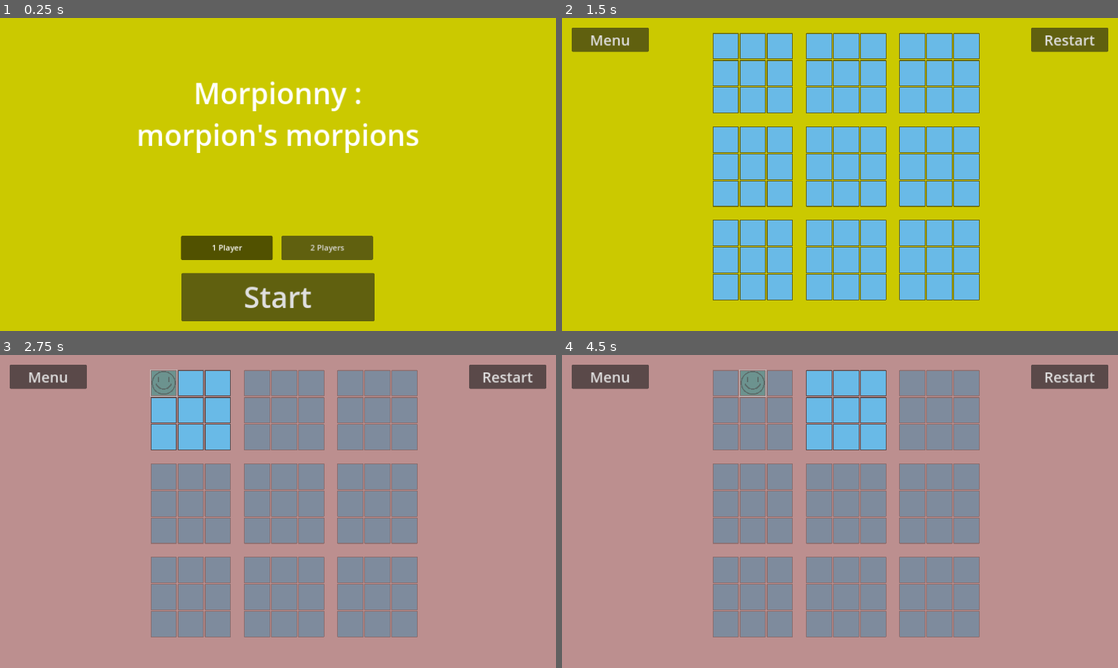
Above: before the commit, frames 1-4 (two rows, left to right).
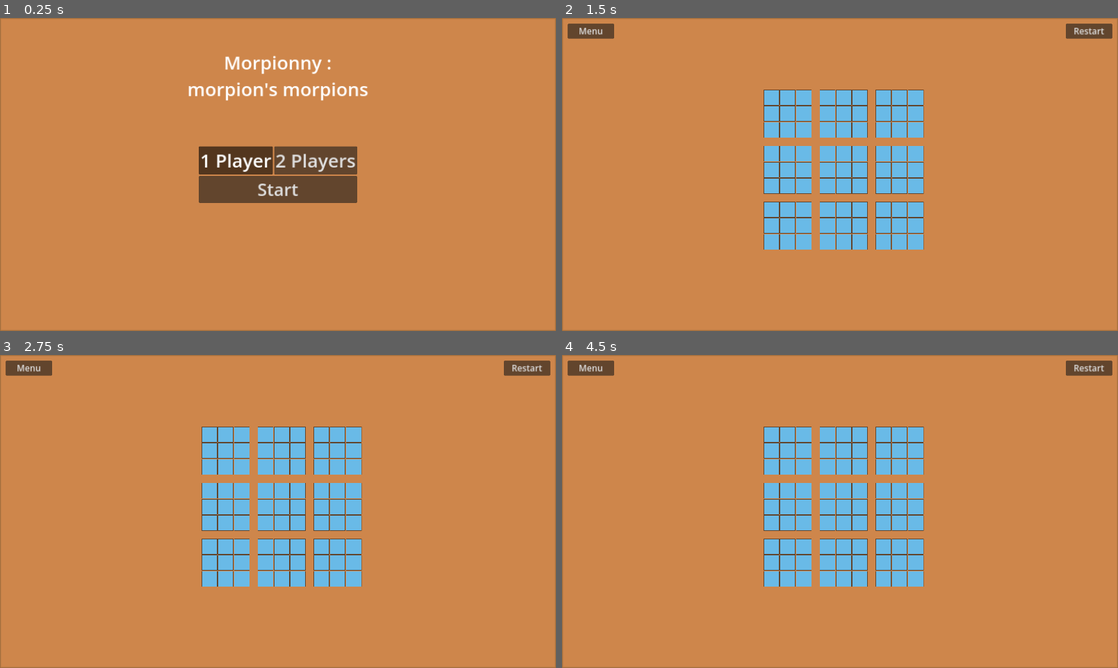
Above: after the commit, the same moments.

Repository: Flocondeglace/Morpiony
Game: Godot game, scene res://Scene/main.tscn
The game is run twice, just before and just after one commit, with the same random seed, the same clock (stepped at 60 frames per second) and the same inputs.
Inputs (mouse positions are in pixels of both pictures, inside the frame that each line leads up to):
- Up to frame 1 (0.25 s): no input
- Up to frame 2 (1.5 s): click "2 Players" at 0.5 s; click "Start" at 1.25 s
- Up to frame 3 (2.75 s): click (161, 383) at 2.02 s
- Up to frame 4 (4.5 s): click (612, 376) at 2.75 s, where only the run before the commit has a clickable "Menu"; click (840, 633) at 3.5 s, where only the run before the commit has a clickable "Start"; click (751, 383) at 4.27 s

The runs differ from the first frame. In frame 1, 100% of the frame differs, in the area x 0-100%, y 0-100%; in frame 2, 94%; in frame 3, 100%; in frame 4, 99%.

Commit message:
réparation

Diff:
--- a/Scene/Computer.gd
+++ b/Scene/Computer.gd
@@ -28,6 +28,21 @@
 		liste_choix.append(play_random(cases_disponibles))
 	return play_random_list(liste_choix)
 
+func play_strat_def():
+	hasneighbour = []
+	liste_choix = []
+	push_warning("Defense")
+	liste_choix = play_def()
+	if liste_choix == []:
+		push_warning("Defense")
+		liste_choix = play_attack()
+	if liste_choix == []:
+		push_warning("Voisin")
+		liste_choix = hasneighbour
+	if liste_choix == []:
+		push_warning("Aleatoire")
+		liste_choix.append(play_random(cases_disponibles))
+	return play_random_list(liste_choix)
 
 func play(vnum_player,morp,dispo,morplegal):
 	num_player = vnum_player
@@ -38,7 +53,10 @@
 	# choix = play_strat_stupide()
 
 	# semi smart attaque
-	choix = play_strat_attaque()
+	#choix = play_strat_attaque()
+
+	# semi smart defense
+	choix = play_strat_def()
 
 	click(choix)
 
--- a/Scene/hud.tscn
+++ b/Scene/hud.tscn
@@ -1,36 +1,80 @@
-[gd_scene load_steps=6 format=3 uid="uid://bbhpcwomc8kr6"]
+[gd_scene load_steps=9 format=3 uid="uid://bbhpcwomc8kr6"]
 
+[ext_resource type="Script" path="res://Scene/hud_general.gd" id="1_mo8us"]
 [ext_resource type="Script" path="res://Script/HUD.gd" id="1_u1efe"]
+[ext_resource type="Theme" uid="uid://ynoneli0cfjg" path="res://Theme/halloween_theme.tres" id="2_6dje8"]
 [ext_resource type="ButtonGroup" uid="uid://bpxcqukfdv4mf" path="res://GroupButton/group_button_player.tres" id="2_haoto"]
+[ext_resource type="PackedScene" uid="uid://d2d1fjmfpq5sp" path="res://Scene/options_ui.tscn" id="3_60fqp"]
 
 [sub_resource type="FontVariation" id="FontVariation_kxhex"]
 
-[sub_resource type="LabelSettings" id="LabelSettings_vqbbd"]
-font_size = 60
+[sub_resource type="LabelSettings" id="LabelSettings_ru4rp"]
+font_size = 64
 
 [sub_resource type="LabelSettings" id="LabelSettings_8ntxb"]
 font_size = 40
 
 [node name="HUD" type="CanvasLayer"]
+script = ExtResource("1_mo8us")
+
+[node name="Control" type="Control" parent="."]
+layout_mode = 3
+anchors_preset = 0
+offset_right = 40.0
+offset_bottom = 40.0
+theme = ExtResource("2_6dje8")
+
+[node name="HUDcanva" type="CanvasLayer" parent="Control"]
 script = ExtResource("1_u1efe")
 
-[node name="StartButton" type="Button" parent="."]
-anchors_preset = 7
+[node name="StartMenuButton" type="GridContainer" parent="Control/HUDcanva"]
+anchors_preset = 8
 anchor_left = 0.5
-anchor_top = 1.0
+anchor_top = 0.5
 anchor_right = 0.5
-anchor_bottom = 1.0
-offset_left = -200.0
-offset_top = -120.0
-offset_right = 200.0
-offset_bottom = -20.0
+anchor_bottom = 0.5
+offset_left = -273.0
+offset_top = -96.0
+offset_right = 273.0
+offset_bottom = 96.0
 grow_horizontal = 2
-grow_vertical = 0
+grow_vertical = 2
+theme = ExtResource("2_6dje8")
+theme_override_constants/h_separation = 0
+theme_override_constants/v_separation = 5
+
+[node name="GridContainer" type="GridContainer" parent="Control/HUDcanva/StartMenuButton"]
+layout_mode = 2
+size_flags_horizontal = 3
+size_flags_vertical = 3
+theme_override_constants/h_separation = 5
+columns = 2
+
+[node name="Player1" type="Button" parent="Control/HUDcanva/StartMenuButton/GridContainer"]
+layout_mode = 2
+size_flags_horizontal = 3
+size_flags_vertical = 3
+toggle_mode = true
+button_pressed = true
+button_group = ExtResource("2_haoto")
+text = "1 Player"
+icon_alignment = 1
+
+[node name="Player2" type="Button" parent="Control/HUDcanva/StartMenuButton/GridContainer"]
+layout_mode = 2
+size_flags_horizontal = 3
+size_flags_vertical = 3
+toggle_mode = true
+button_group = ExtResource("2_haoto")
+text = "2 Players"
+
+[node name="StartButton" type="Button" parent="Control/HUDcanva/StartMenuButton"]
+layout_mode = 2
 theme_override_fonts/font = SubResource("FontVariation_kxhex")
 theme_override_font_sizes/font_size = 60
 text = "Start"
 
-[node name="TitleLabel" type="Label" parent="."]
+[node name="TitleLabel" type="Label" parent="Control/HUDcanva"]
 anchors_preset = 5
 anchor_left = 0.5
 anchor_right = 0.5
@@ -40,30 +84,11 @@
 grow_horizontal = 2
 text = "Morpionny :
 morpion's morpions"
-label_settings = SubResource("LabelSettings_vqbbd")
+label_settings = SubResource("LabelSettings_ru4rp")
 horizontal_alignment = 1
 vertical_alignment = 1
 
-[node name="Player1" type="Button" parent="."]
-offset_left = 375.0
-offset_top = 451.0
-offset_right = 565.0
-offset_bottom = 501.0
-toggle_mode = true
-button_pressed = true
-button_group = ExtResource("2_haoto")
-text = "1 Player"
-
-[node name="Player2" type="Button" parent="."]
-offset_left = 583.0
-offset_top = 451.0
-offset_right = 773.0
-offset_bottom = 501.0
-toggle_mode = true
-button_group = ExtResource("2_haoto")
-text = "2 Players"
-
-[node name="Menu" type="Button" parent="."]
+[node name="Menu" type="Button" parent="Control/HUDcanva"]
 offset_left = 20.0
 offset_top = 20.0
 offset_right = 180.0
@@ -71,7 +96,7 @@
 theme_override_font_sizes/font_size = 30
 text = "Menu"
 
-[node name="Restart" type="Button" parent="."]
+[node name="Restart" type="Button" parent="Control/HUDcanva"]
 anchors_preset = 1
 anchor_left = 1.0
 anchor_right = 1.0
@@ -83,9 +108,9 @@
 theme_override_font_sizes/font_size = 30
 text = "Restart"
 
-[node name="WinLayer" type="CanvasLayer" parent="."]
+[node name="WinLayer" type="CanvasLayer" parent="Control/HUDcanva"]
 
-[node name="WinnerLabel" type="Label" parent="WinLayer"]
+[node name="WinnerLabel" type="Label" parent="Control/HUDcanva/WinLayer"]
 anchors_preset = 5
 anchor_left = 0.5
 anchor_right = 0.5
@@ -97,22 +122,27 @@
 horizontal_alignment = 1
 vertical_alignment = 1
 
-[node name="Menu" type="Button" parent="WinLayer"]
+[node name="Menu" type="Button" parent="Control/HUDcanva/WinLayer"]
 anchors_preset = 7
 anchor_left = 0.5
 anchor_top = 1.0
 anchor_right = 0.5
 anchor_bottom = 1.0
-offset_left = -200.0
-offset_top = -268.0
-offset_right = 200.0
-offset_bottom = -218.0
+offset_left = -225.0
+offset_top = -230.0
+offset_right = 225.0
+offset_bottom = -180.0
 grow_horizontal = 2
 grow_vertical = 0
+size_flags_vertical = 4
 theme_override_font_sizes/font_size = 30
 text = "Menu"
 
-[connection signal="pressed" from="StartButton" to="." method="_on_start_button_pressed"]
-[connection signal="pressed" from="Menu" to="." method="_on_menu_pressed"]
-[connection signal="pressed" from="Restart" to="." method="_on_restart_pressed"]
-[connection signal="pressed" from="WinLayer/Menu" to="." method="_on_menu_pressed"]
+[node name="OptionsUI" parent="Control/HUDcanva" instance=ExtResource("3_60fqp")]
+
+[connection signal="return_menu" from="Control/HUDcanva" to="." method="_on_hud_canva_return_menu"]
+[connection signal="start_game" from="Control/HUDcanva" to="." method="_on_hud_canva_start_game"]
+[connection signal="pressed" from="Control/HUDcanva/StartMenuButton/StartButton" to="Control/HUDcanva" method="_on_start_button_pressed"]
+[connection signal="pressed" from="Control/HUDcanva/Menu" to="Control/HUDcanva" method="_on_menu_pressed"]
+[connection signal="pressed" from="Control/HUDcanva/Restart" to="Control/HUDcanva" method="_on_restart_pressed"]
+[connection signal="pressed" from="Control/HUDcanva/WinLayer/Menu" to="." method="_on_menu_pressed"]
--- /dev/null
+++ b/Scene/hud_general.gd
@@ -0,0 +1,20 @@
+extends CanvasLayer
+
+signal start
+signal menu
+
+# Called when the node enters the scene tree for the first time.
+func _ready():
+	pass # Replace with function body.
+
+
+# Called every frame. 'delta' is the elapsed time since the previous frame.
+func _process(delta):
+	pass
+
+
+func _on_hud_canva_start_game(nbplayer):
+	start.emit(nbplayer)
+
+func _on_hud_canva_return_menu():
+	menu.emit()
--- a/Scene/main.gd
+++ b/Scene/main.gd
@@ -5,7 +5,7 @@
 var player_turn = 1
 var morp = []
 var morpdispo = []
-var couleur = [Color(Color.CADET_BLUE),Color(Color.ROSY_BROWN)]
+var couleur = [Color(Color.CADET_BLUE,1),Color(Color.ROSY_BROWN,1)]
 
 
 func _ready():
--- a/Scene/main.tscn
+++ b/Scene/main.tscn
@@ -1,11 +1,22 @@
-[gd_scene load_steps=4 format=3 uid="uid://cs8ncphnopmbh"]
+[gd_scene load_steps=6 format=3 uid="uid://cs8ncphnopmbh"]
 
 [ext_resource type="Script" path="res://Scene/main.gd" id="1_lp73g"]
 [ext_resource type="PackedScene" uid="uid://bbhpcwomc8kr6" path="res://Scene/hud.tscn" id="2_4drmq"]
+[ext_resource type="Theme" uid="uid://ynoneli0cfjg" path="res://Theme/halloween_theme.tres" id="2_ri4na"]
 [ext_resource type="Script" path="res://Scene/Computer.gd" id="3_60ddj"]
+[ext_resource type="StyleBox" uid="uid://cyr24ucpfawko" path="res://Theme/style_box/orange_style_box_2.tres" id="3_s5p0y"]
 
 [node name="Main" type="Node"]
 script = ExtResource("1_lp73g")
+
+[node name="Panel" type="Panel" parent="."]
+anchors_preset = 15
+anchor_right = 1.0
+anchor_bottom = 1.0
+grow_horizontal = 2
+grow_vertical = 2
+theme = ExtResource("2_ri4na")
+theme_override_styles/panel = ExtResource("3_s5p0y")
 
 [node name="ColorRect" type="ColorRect" parent="."]
 anchors_preset = 15
@@ -13,7 +24,7 @@
 anchor_bottom = 1.0
 grow_horizontal = 2
 grow_vertical = 2
-color = Color(0.796078, 0.788235, 0, 1)
+color = Color(1, 1, 1, 0)
 
 [node name="BigMorpion" type="GridContainer" parent="."]
 anchors_preset = 8
@@ -41,5 +52,5 @@
 
 [node name="StupideComputer" type="Node2D" parent="Computer"]
 
-[connection signal="return_menu" from="HUD" to="." method="_on_hud_return_menu"]
-[connection signal="start_game" from="HUD" to="." method="new_game"]
+[connection signal="menu" from="HUD" to="." method="_on_hud_return_menu"]
+[connection signal="start" from="HUD" to="." method="new_game"]
--- /dev/null
+++ b/Scene/options.tscn
@@ -0,0 +1,46 @@
+[gd_scene format=3 uid="uid://dt7k81ypwwgii"]
+
+[node name="Options" type="CanvasLayer"]
+
+[node name="ColorRect" type="ColorRect" parent="."]
+anchors_preset = 15
+anchor_right = 1.0
+anchor_bottom = 1.0
+grow_horizontal = 2
+grow_vertical = 2
+color = Color(0.996078, 0.698039, 1, 1)
+
+[node name="Title" type="Label" parent="."]
+anchors_preset = 10
+anchor_right = 1.0
+offset_bottom = 26.0
+grow_horizontal = 2
+text = "Options"
+horizontal_alignment = 1
+vertical_alignment = 1
+
+[node name="ComputerStrategy" type="MenuButton" parent="."]
+anchors_preset = 8
+anchor_left = 0.5
+anchor_top = 0.5
+anchor_right = 0.5
+anchor_bottom = 0.5
+offset_left = -98.5
+offset_top = -15.5
+offset_right = 98.5
+offset_bottom = 15.5
+grow_horizontal = 2
+grow_vertical = 2
+theme_override_colors/font_color = Color(0, 0, 0, 1)
+text = "Stratégie de l'ordinateur"
+item_count = 3
+popup/item_0/text = "Stupide"
+popup/item_0/checkable = 2
+popup/item_0/checked = true
+popup/item_0/id = 0
+popup/item_1/text = "Aggressive"
+popup/item_1/checkable = 2
+popup/item_1/id = 1
+popup/item_2/text = "Défenssive"
+popup/item_2/checkable = 2
+popup/item_2/id = 2
--- /dev/null
+++ b/Scene/options_ui.tscn
@@ -0,0 +1,65 @@
+[gd_scene load_steps=2 format=3 uid="uid://d2d1fjmfpq5sp"]
+
+[ext_resource type="Theme" uid="uid://ynoneli0cfjg" path="res://Theme/halloween_theme.tres" id="1_877jn"]
+
+[node name="OptionsUI" type="CanvasLayer"]
+
+[node name="Panel" type="Panel" parent="."]
+anchors_preset = 8
+anchor_left = 0.5
+anchor_top = 0.5
+anchor_right = 0.5
+anchor_bottom = 0.5
+offset_left = -400.0
+offset_top = -200.0
+offset_right = 400.0
+offset_bottom = 200.0
+grow_horizontal = 2
+grow_vertical = 2
+theme = ExtResource("1_877jn")
+
+[node name="Title" type="Label" parent="Panel"]
+layout_mode = 1
+anchors_preset = 10
+anchor_right = 1.0
+offset_bottom = 100.0
+grow_horizontal = 2
+theme = ExtResource("1_877jn")
+text = "Options"
+horizontal_alignment = 1
+vertical_alignment = 1
+
+[node name="Difficulty" type="PanelContainer" parent="Panel"]
+layout_mode = 1
+anchors_preset = 8
+anchor_left = 0.5
+anchor_top = 0.5
+anchor_right = 0.5
+anchor_bottom = 0.5
+offset_left = -300.0
+offset_top = -37.0
+offset_right = 300.0
+offset_bottom = 37.0
+grow_horizontal = 2
+grow_vertical = 2
+
+[node name="DifficultyLabel" type="Label" parent="Panel/Difficulty"]
+layout_mode = 2
+size_flags_horizontal = 0
+theme_override_font_sizes/font_size = 32
+text = "Difficulty :"
+vertical_alignment = 1
+
+[node name="DifficultyButton" type="OptionButton" parent="Panel/Difficulty"]
+layout_mode = 2
+size_flags_horizontal = 8
+size_flags_vertical = 4
+theme_override_font_sizes/font_size = 32
+item_count = 3
+selected = 0
+popup/item_0/text = "Stupide"
+popup/item_0/id = 0
+popup/item_1/text = "Aggressif"
+popup/item_1/id = 1
+popup/item_2/text = "Defenssif"
+popup/item_2/id = 2
--- a/Script/HUD.gd
+++ b/Script/HUD.gd
@@ -3,35 +3,38 @@
 signal start_game
 signal return_menu
 var nbPlayer
+var player1
+var player2
+var start_button
 
 func _ready():
+	player1 = get_node("StartMenuButton/GridContainer/Player1")
+	player2 = get_node("StartMenuButton/GridContainer/Player2")
+	start_button = get_node("StartMenuButton/StartButton")
 	$WinLayer.hide()
 	$Restart.hide()
 	$Menu.hide()
+	$OptionsUI.hide()
 
 func desact_button_game():
 	$Menu.hide()
 	$Restart.hide()
 
 func desact_menu_start():
-	$StartButton.hide()
+	$StartMenuButton.hide()
 	$TitleLabel.hide()
 	$WinLayer.hide()
-	$Player1.hide()
-	$Player2.hide()
 
 func act_menu_start():
-	$StartButton.show()
-	$StartButton.text = 'Start'
+	start_button.text = 'Start'
+	$StartMenuButton.show()
 	$TitleLabel.show()
-	$Player1.show()
-	$Player2.show()
 
 func _on_start_button_pressed():
 	desact_menu_start()
 	$Restart.show()
 	$Menu.show()
-	if ($Player1.button_pressed):
+	if (player1.button_pressed):
 		nbPlayer = 1
 		start_game.emit(1)
 	else :
@@ -40,10 +43,8 @@
 
 func end_of_game(num_player):
 	desact_button_game()
-	$StartButton.text = "Restart"
-	$StartButton.show()
-	$Player1.show()
-	$Player2.show()
+	start_button.text = "Restart"
+	$StartMenuButton.show()
 	if (num_player != 3):
 		$WinLayer/WinnerLabel.text = "Player " + str(num_player%2 + 1) + " loose :)"
 	else :
--- /dev/null
+++ b/Theme/halloween_theme.tres
@@ -0,0 +1,11 @@
+[gd_resource type="Theme" load_steps=4 format=3 uid="uid://ynoneli0cfjg"]
+
+[ext_resource type="FontFile" uid="uid://yyxsdkljs3nd" path="res://Font/Skull-Story.ttf" id="1_c6b7p"]
+[ext_resource type="StyleBox" uid="uid://dxciufybqruns" path="res://Theme/style_box/orange_style_box.tres" id="1_cgqsn"]
+[ext_resource type="StyleBox" uid="uid://cyr24ucpfawko" path="res://Theme/style_box/orange_style_box_2.tres" id="2_f86x2"]
+
+[resource]
+default_font_size = 64
+Label/fonts/font = ExtResource("1_c6b7p")
+Panel/styles/panel = ExtResource("1_cgqsn")
+PanelContainer/styles/panel = ExtResource("2_f86x2")
--- /dev/null
+++ b/Theme/morpion_theme.tres
@@ -0,0 +1,6 @@
+[gd_resource type="Theme" format=3 uid="uid://1nm88kp847v0"]
+
+[resource]
+default_font_size = 24
+RichTextLabel/colors/default_color = Color(0.0941176, 0.0941176, 0.0941176, 1)
+RichTextLabel/font_sizes/normal_font_size = 30
--- /dev/null
+++ b/Theme/style_box/button_marg.tres
@@ -0,0 +1,8 @@
+[gd_resource type="StyleBoxFlat" format=3 uid="uid://ilhckuik3nsx"]
+
+[resource]
+content_margin_left = 20.0
+content_margin_top = 10.0
+content_margin_right = 20.0
+content_margin_bottom = 10.0
+bg_color = Color(0.63, 0.40824, 0.2268, 1)
--- /dev/null
+++ b/Theme/style_box/button_margin.tres
@@ -0,0 +1,7 @@
+[gd_resource type="StyleBoxFlat" format=3 uid="uid://cnouy471u6rvn"]
+
+[resource]
+content_margin_left = 5.0
+content_margin_top = 5.0
+content_margin_right = 5.0
+content_margin_bottom = 5.0
--- /dev/null
+++ b/Theme/style_box/orange_style_box.tres
@@ -0,0 +1,17 @@
+[gd_resource type="StyleBoxFlat" format=3 uid="uid://dxciufybqruns"]
+
+[resource]
+bg_color = Color(0.807843, 0.52549, 0.294118, 1)
+border_width_left = 20
+border_width_top = 20
+border_width_right = 20
+border_width_bottom = 20
+border_color = Color(0.67451, 0.498039, 0.333333, 1)
+border_blend = true
+corner_radius_top_left = 20
+corner_radius_top_right = 20
+corner_radius_bottom_right = 20
+corner_radius_bottom_left = 20
+shadow_color = Color(0.384314, 0.329412, 0.266667, 0.215686)
+shadow_size = 10
+shadow_offset = Vector2(5, 5)
--- /dev/null
+++ b/Theme/style_box/orange_style_box_2.tres
@@ -0,0 +1,20 @@
+[gd_resource type="StyleBoxFlat" format=3 uid="uid://cyr24ucpfawko"]
+
+[resource]
+bg_color = Color(0.807843, 0.52549, 0.294118, 1)
+border_width_left = 10
+border_width_top = 10
+border_width_right = 10
+border_width_bottom = 10
+border_color = Color(0.388235, 0.301961, 0.164706, 1)
+border_blend = true
+corner_radius_top_left = 5
+corner_radius_top_right = 5
+corner_radius_bottom_right = 5
+corner_radius_bottom_left = 5
+expand_margin_left = 5.0
+expand_margin_top = 5.0
+expand_margin_right = 5.0
+expand_margin_bottom = 5.0
+shadow_color = Color(0.384314, 0.329412, 0.266667, 0.215686)
+shadow_offset = Vector2(5, 5)
--- a/project.godot
+++ b/project.godot
@@ -17,6 +17,8 @@
 
 [display]
 
+window/size/viewport_width=1920
+window/size/viewport_height=1080
 window/stretch/mode="canvas_items"
 
 [input]
Not shown, added: Font/NetHunt.ttf.import
Binary file added: Font/Skull-Story.ttf
Not shown, added: Font/Skull-Story.ttf.import
Binary file added: Font/Super Sedan.ttf
Not shown, added: Font/Super Sedan.ttf.import
Not shown, changed: Builds/Windows/Morpiony.exe
Not shown, changed: Builds/Windows/Morpiony.pck
